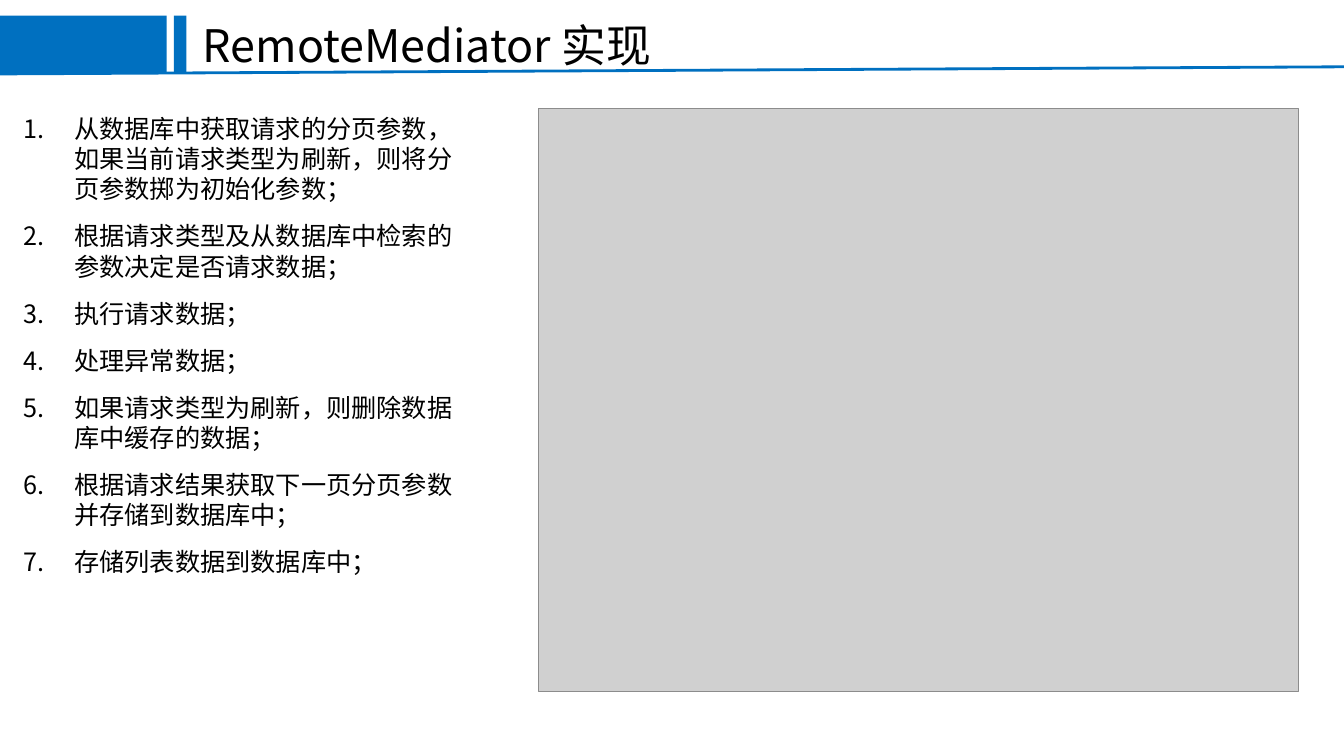
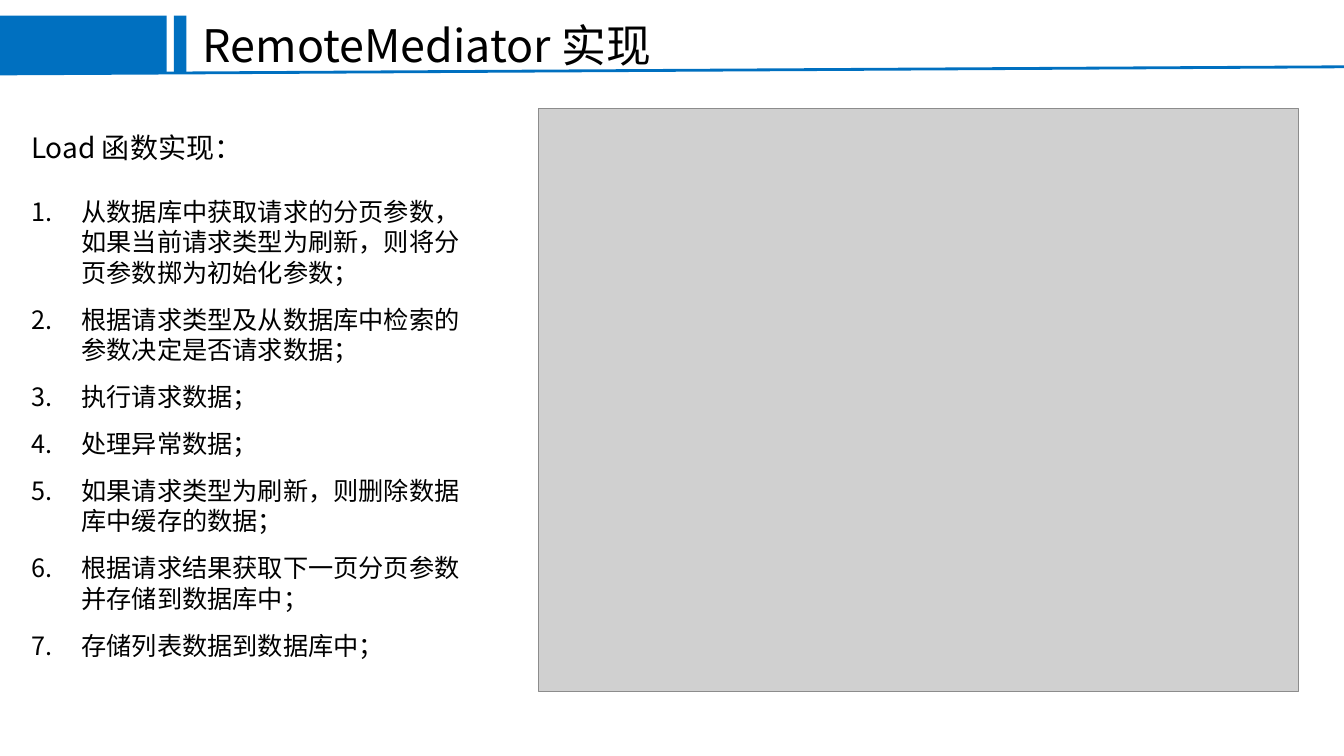
Before and after one commit to EricHyh/KtDemoCollection, a slide deck: slide 20 of paging3demo/Paging.ppt (slide 18 before the commit). Drawn at 1344x756 pixels with LibreOffice and Linux fonts; fonts in the diff are those of the drawing; grey boxes stand for pictures; background and template pictures are left out. Boxes give left, top, right and bottom in pixels: in the first picture for what was removed or moved away, otherwise in the second. Text is boxed around its words. In the diff, an @@ line names an element or a change of style, - is before the commit and + after.

```diff
--- a/paging3demo/Paging.ppt
+++ b/paging3demo/Paging.ppt
@@ text added at (31, 134, 242, 161), 20 pt, text #000000 @@
+Load 函数实现：
@@ text "从数据库中获取请求的分页参数，如果当前请求类型为刷新，则将分页参数掷为初始化参数；": place and size @@
-text "从数据库中获取请求的分页参数，如果当前请求类型为刷新，则将分页参数掷为初始化参数；" at (74, 116, 452, 575)
+text "从数据库中获取请求的分页参数，如果当前请求类型为刷新，则将分页参数掷为初始化参数；" at (82, 199, 460, 659)
@@ text "从数据库中获取请求的分页参数，如果当前请求类型为刷新，则将分页参数掷为初始化参数；" at (82, 199, 460, 659): font Calibri to Noto Sans CJK SC @@
```
Also in this commit, not shown: 12 other slides changed, 7 slides added, 4 slides removed, 34 other files.
